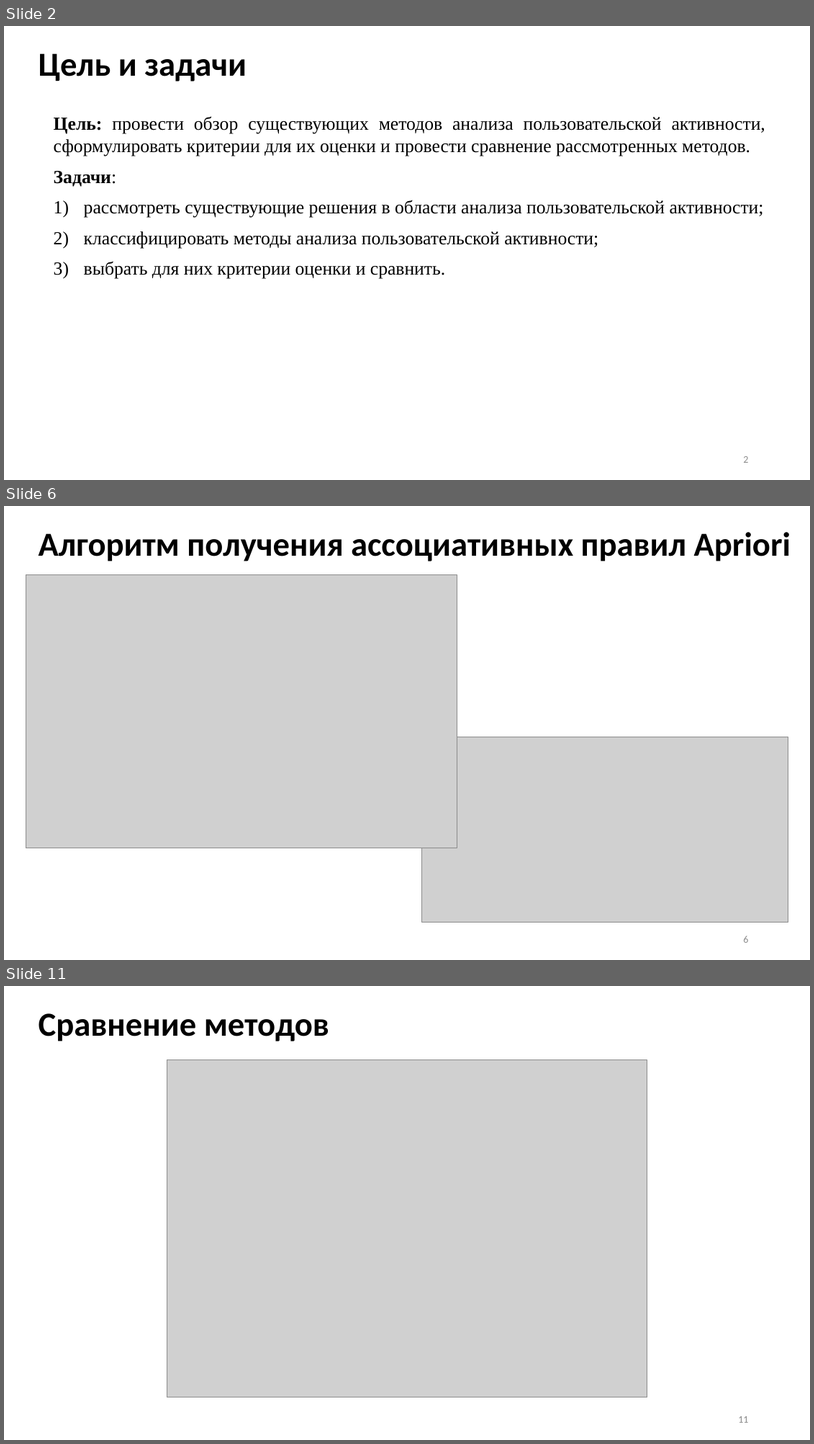
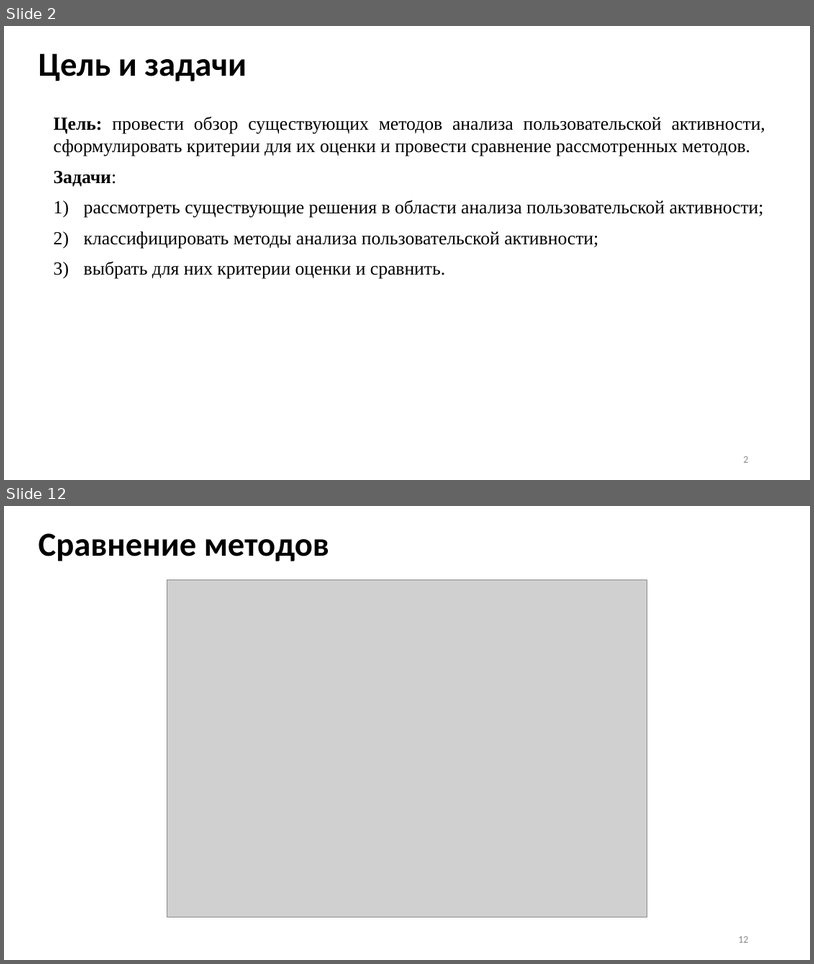
Before and after one commit to Inlucker/7semestr, a slide deck: НИР и ВКР/Презентация/ПронинАС_НИР_презентация.pptx. Shown one above the other, each under a label of ours: slides 2, 6 and 11 before the commit, slides 2 and 12 after it; the slides between them are not shown. The pictures are 814x1444 and 814x964 pixels, drawn with LibreOffice and Linux fonts; fonts in the diff are those of the drawing; grey boxes stand for pictures. Boxes give left, top, right and bottom in pixels: in the first picture for what was removed or moved away, otherwise in the second. Text is boxed around its words. In the diff, an @@ line names an element or a change of style, - is before the commit and + after.

```diff
--- a/НИР и ВКР/Презентация/ПронинАС_НИР_презентация.pptx
+++ b/НИР и ВКР/Презентация/ПронинАС_НИР_презентация.pptx
@@ slide 6 removed at [4, 506, 810, 960], background #FFFFFF @@
@@ title removed at [39, 532, 791, 561] @@
-Алгоритм получения ассоциативных правил Apriori
@@ picture removed at [26, 575, 457, 848] @@
@@ picture removed at [422, 736, 790, 921] @@
@@ page number removed at [743, 936, 748, 942] @@
-6
@@ what was slide 11 is now slide 12 @@
@@ page number at [738, 936, 748, 942]: text changed @@
-11
+12
```
Also in this commit, not shown: 7 slides changed, 3 slides added, 1 other slide removed, 1 other file.
